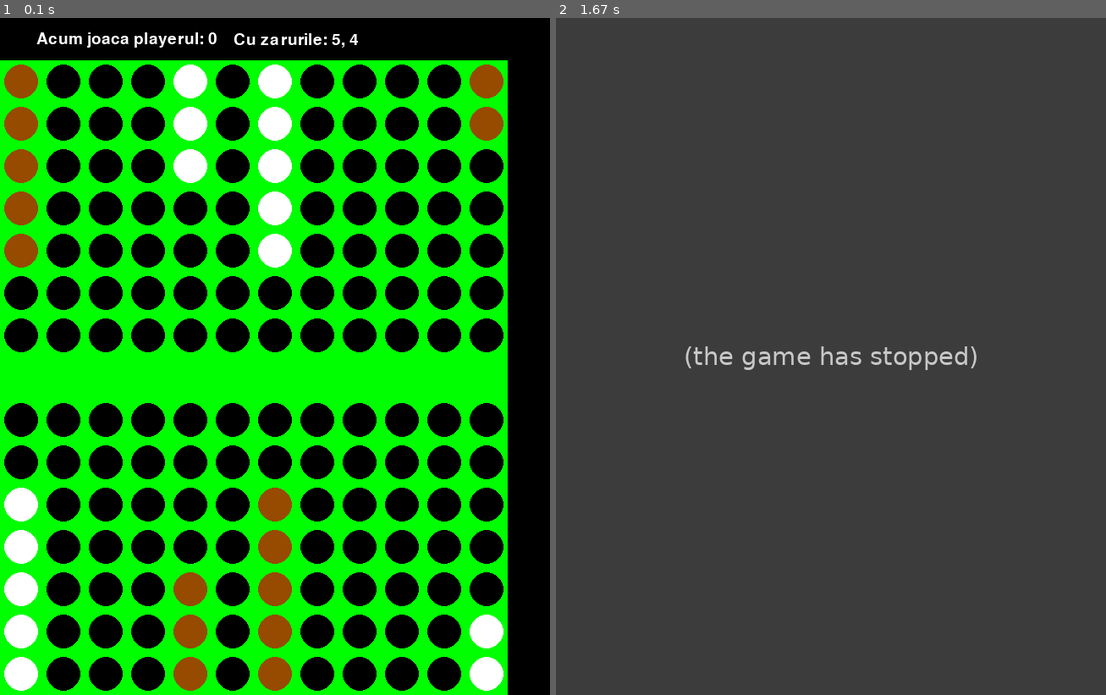
Above: before the commit, frames 1-2 (left to right).
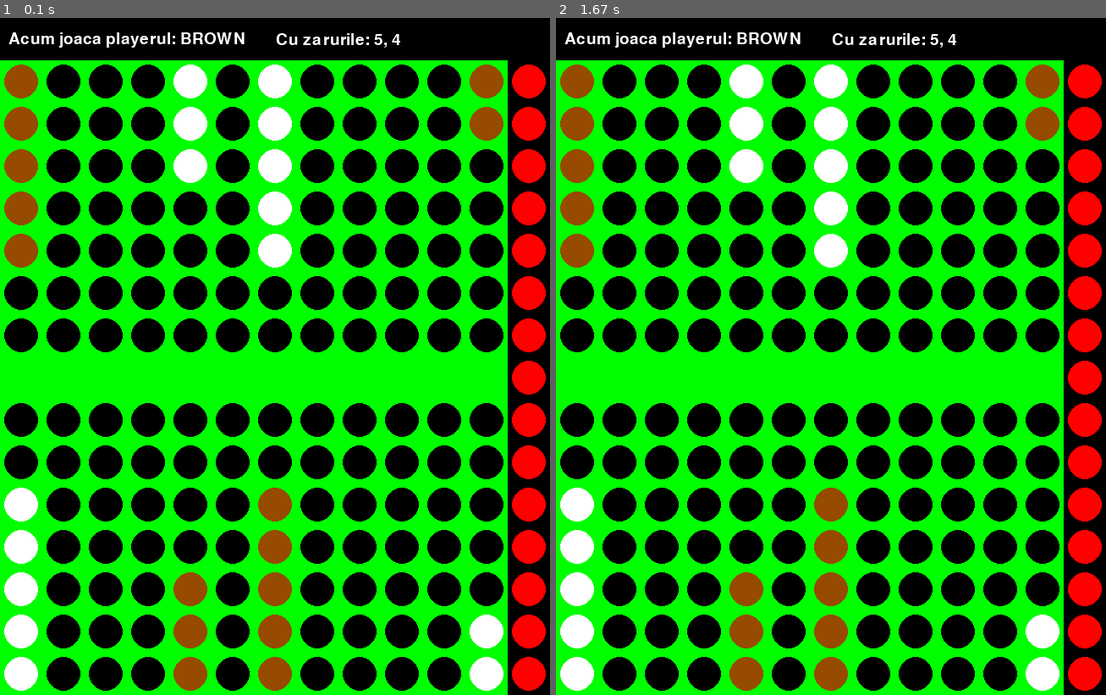
Above: after the commit, the same moments.

Repository: iulifeif/Backgammon-project
Game: pygame game, started from main.py
Two runs of this game, one before a commit and one after it. Both use one fixed random seed, a clock stepped at 60 frames per second and the inputs below.
Inputs (mouse positions are in pixels of both pictures, inside the frame that each line leads up to):
- Up to frame 1 (0.1 s): no input
- Up to frame 2 (1.67 s): click (831, 356) at 0.38 s; click (831, 403) at 0.72 s; click (660, 254) at 1.05 s; click (1034, 593) at 1.38 s

The runs differ from the first frame. In frame 1, 4.2% of the frame differs, in the area x 1-100%, y 2-100%; in frame 2, 100%, in the area x 0-100%, y 0-100%.
Error before the commit: AttributeError: 'NoneType' object has no attribute 'print_table' (main.py line 290); the game stopped at 0.72 s (later frames are placeholders)

Commit message:
add comments, fix bug when clicked wrong

Diff:
--- a/main.py
+++ b/main.py
@@ -15,6 +15,7 @@
 
 
 class Interface:
+    # initialize table with fixed dimensions
     def __init__(self, table):
         self.squaresize = 50
         self.column_count = 12
@@ -27,52 +28,81 @@
         # self.draw_board(table)
         # pygame.display.update()
 
+    # split the original table from logic (wich is a list) in 2 lists
+    # one for up site of table and another one for down side
     def prepro(self, table):
+        # from the middle to the end is up side
         self.up_table = table[len(table) // 2:]
         intermediar_down_table = table[:len(table) // 2]
         self.down_table = []
+        # from the beginning to the middle is down side, but need to be reversed
         for pos in reversed(range(len(intermediar_down_table))):
             self.down_table.append(intermediar_down_table[pos])
 
+    # draw the pieces according to the board received
+    # and the velue of pieces, because player 0 has negative pieces and player 1 positive pieces
     def draw_pieces(self, table, pos):
         for col in range(len(table)):
             line = pos
             while table[col] != 0:
                 if table[col] < 0:
+                    # if the piece has negative value, piece is BROWN, because player 0 has BROWN pieces
                     pygame.draw.circle(self.screen, BROWN,
                                        (int(col * self.squaresize + self.squaresize / 2),
                                         int(line * self.squaresize + self.squaresize + self.squaresize / 2)),
                                        self.radius)
                     table[col] += 1
                 elif table[col] > 0:
+                    # if the piece has positive value, piece is WHITE, because player 1 has WHITE pieces
                     pygame.draw.circle(self.screen, WHITE,
                                        (int(col * self.squaresize + self.squaresize / 2),
                                         int(line * self.squaresize + self.squaresize + self.squaresize / 2)),
                                        self.radius)
                     table[col] -= 1
-
+                # the line at which it is drawn moves up or down
+                # depending on the part of the board on which it is located
                 line = line + 1 if pos == 0 else line - 1
 
+    # draw the pieces that are taken out of the board
+    # player 0 at the top, and player 1 at the bottom
     def draw_outer_pieces(self, out_pieces, pos):
-        for col in range(out_pieces):
+        # out_pieces is a number, not a list
+        # a number that means how many pieces are removed
+        # for player 0, number is negative and for player1 the opposite
+        for _ in range(abs(out_pieces)):
             line = pos
             while out_pieces != 0:
                 if pos == 0:
+                    # if the position is 0 (wich means up side), piece is BROWN
+                    # because player 0 has the pieces taken out of the board at the top
                     pygame.draw.circle(self.screen, BROWN,
                                        (int(12 * self.squaresize + self.squaresize / 2),
                                         int(line * self.squaresize + self.squaresize + self.squaresize / 2)),
                                        self.radius)
                     out_pieces += 1
                 else:
+                    # otherwise means down side, piece is WHITE
+                    # because player 1 has the pieces taken out of the board at the botton
                     pygame.draw.circle(self.screen, WHITE,
                                        (int(12 * self.squaresize + self.squaresize / 2),
                                         int(line * self.squaresize + self.squaresize + self.squaresize / 2)),
                                        self.radius)
                     out_pieces -= 1
-
+                # the line at which it is drawn moves up or down
+                # depending on the part of the board on which it is located
                 line = line + 1 if pos == 0 else line - 1
-        pygame.display.update()
-
+
+    # draw on the whole right side of the board, black pieces to erase the old pieces
+    def clean_outer_pieces(self):
+        # like the board, there are 16 lines
+        for line in range(16):
+            pygame.draw.circle(self.screen, RED,
+                               (int(12 * self.squaresize + self.squaresize / 2),
+                                int(line * self.squaresize + self.squaresize + self.squaresize / 2)),
+                               self.radius)
+
+    # the board is drawn as a matrix with green elements
+    # then add in each square, a black circle
     def draw_board(self, table, table_out_0, table_out_1):
         for index_column in range(self.column_count):
             for index_line in range(self.row_count):
@@ -82,22 +112,29 @@
                                   index_line * self.squaresize + self.squaresize,
                                   self.squaresize,
                                   self.squaresize))
+                # less on line 7, to delimit the up side from the bottom
                 if index_line != 7:
                     pygame.draw.circle(self.screen,
                                        BLACK,
                                        (int(index_column * self.squaresize + self.squaresize / 2),
                                         int(index_line * self.squaresize + self.squaresize + self.squaresize / 2)),
                                        self.radius)
+        # model the table to be more easily to take the positions of the pieces
         self.prepro(table)
+        # draw pieces for up side and down side
         self.draw_pieces(self.up_table, 0)
         self.draw_pieces(self.down_table, 14)
+        # erase the old pieces taken out
+        self.clean_outer_pieces()
+        # draw the new pieces taken out (update the column)
         self.draw_outer_pieces(table_out_0, 0)
         self.draw_outer_pieces(table_out_1, 14)
+        # update the whole screen
         pygame.display.update()
 
 
 class Backgammon:
-    # initializarea starii
+    # initializes the state
     def __init__(self, player=0, table=None,
                  dice1=0, dice2=0,
                  end_pieces_0=0, end_pieces_1=0,
@@ -116,96 +153,147 @@
         self.player_sign = {0: lambda a, b: a <= b,
                             1: lambda a, b: a >= b}
 
-    # printarea tablei de joc (cu tot cu indicii pozitiilor)
+    # printing at the screen the game board (including position indexes)
     def print_table(self):
         print([indices for indices in range(len(self.table))])
         print(self.table)
 
-    # initializarea zarurilor
+    # dice initialization
     def roll_dices(self):
+        # a dice can have a value 1 and 6
         self.first_dice = random.randint(1, 6)
         self.second_dice = random.randint(1, 6)
 
-    # verifica daca unul dintre jucatori a terminat jocul (daca a scos toate piesele)
+    # check if one of the players has finished the game
+    # (if he has removed all the pieces from the table)
     def end_game(self):
         return self.end_pieces_1 == 10 or self.end_pieces_0 == 10
 
+    # the player is updated from 0 to 1 and vice versa
     def switch_player(self):
-        print("Tura ta s-a terminat")
         self.player = (self.player + 1) % 2
 
+    # check if the player has pieces to put in the house
     def need_to_put_in_house(self):
-        return self.player == 0 and self.out_pieces_0 and \
-               (self.table[self.first_dice - 1] <= 1 or self.table[self.second_dice - 1] <= 1) or \
-               self.player == 1 and self.out_pieces_1 and \
-               (self.table[24 - self.first_dice] >= 1 or self.table[24 - self.second_dice] >= 1)
-
-    # adauga cu zarul "dice" in casa playerului care este la mutare
+        # check which player has to move and he has outer pieces
+        return (self.player == 0 and self.out_pieces_0) or \
+               (self.player == 1 and self.out_pieces_1)
+
+    def can_put_in_house(self):
+        # if exist a valid dice and can put the piece in the house with that dice, returns True
+        # if is nowhere to put the piece in the house, the dices are canceled and moves to the next player
+        if self.first_dice:
+            first_dice = self.first_dice - 1 if self.player == 0 else 24 - self.first_dice
+        if self.second_dice:
+            second_dice = self.second_dice - 1 if self.player == 0 else 24 - self.second_dice
+        sign_pieces = 1 if self.player == 0 else -1
+
+        if (self.first_dice and self.table[first_dice] <= sign_pieces) or \
+                (self.second_dice and self.table[second_dice] <= sign_pieces):
+            return True
+        else:
+            self.first_dice = 0
+            self.second_dice = 0
+            return False
+
+    # add in the house to the received position
     def add_in_house(self, position):
+        # create a copy for state
         new_state = Backgammon(self.player, self.table, self.first_dice, self.second_dice, self.end_pieces_0,
                                self.end_pieces_1, self.out_pieces_0, self.out_pieces_1)
-        # position = dice - 1 if self.player == 0 else 24 - dice
+        # check the player to save the sign on the piece (positive or negative)
         piece_sign = 1 if new_state.player == 0 else -1
 
+        # if at the position are pieces of the same kind or None
         if new_state.player_sign[new_state.player](new_state.table[position], 0):
-            # daca pe pozitia respectiva sunt piese de acelasi fel sau nu e niciuna
+            # add another piece
             new_state.table[position] -= piece_sign
+            # from the variable that saves outer pieces, decreases a piece that has just been added
+            # here it is checked according to the player
             if not new_state.player:
                 new_state.out_pieces_0 -= 1
             else:
                 new_state.out_pieces_1 -= 1
+        # if it is a single piece of the other color
         elif new_state.table[position] == piece_sign:
-            # daca este o singura piesa de cealalta culoare
+            # on position put a piece with value specific for player that is moving
             new_state.table[position] = -1 * piece_sign
+            # subtract a piece from the player that is moving, and add a piece to the other player
             new_state.out_pieces_0 -= piece_sign
             new_state.out_pieces_1 += piece_sign
         else:
             return None
 
+        # calculate the dice used to cancel it
         dice = 24 - position if new_state.player == 0 else position + 1
-        print("zarul este: {}".format(dice))
-
+
+        # cancel the dice who was used
         if new_state.first_dice and new_state.first_dice == dice:
             new_state.first_dice = 0
         elif new_state.second_dice and new_state.second_dice == dice:
             new_state.second_dice = 0
+        else:
+            return None
+
+        # return the new state, after all these modifications
         return new_state
 
+    # check if player is able to move a piece
     def can_move(self):
+        # if the player still has valid dice to move with
         if not self.first_dice and not self.second_dice:
             return 0
+        # or if the player has pieces who can be moved with his dices
+        # which means that a piece can be moved to another free position
         for position in range(len(self.table)):
             if self.player == 0 and self.table[position] < 0 and \
                     (self.table[position - self.first_dice] <= 1 or self.table[position - self.second_dice] <= 1):
-                return 1
+                return True
             elif self.player == 1 and self.table[position] > 1 and \
                     (self.table[position + self.first_dice] >= -1 or self.table[position + self.second_dice] >= -1):
-                return 1
-        return 0
-
+                return True
+        return False
+
+    # move a piece on the table, from a specific position to another specific position
     def move(self, start_position, end_position):
+        # create a copy for state
         new_state = Backgammon(self.player, self.table, self.first_dice, self.second_dice,
                                      self.end_pieces_0, self.end_pieces_1, self.out_pieces_0, self.out_pieces_1)
+        # set the sign for player
         piece_sign = 1 if self.player == 0 else -1
+        # set the outer boundary depending on the player
         out_position = 0 if self.player == 0 else 24
 
+        # remove the piece from the start position
         new_state.table[start_position] += piece_sign
+        # if the position is off the table
         if end_position == out_position:
+            # save the piece as being taken out of the game definitive
+            # here the player is also checked, to see where the piece should be saved
             if new_state.player == 0:
                 new_state.end_pieces_0 += 1
             else:
                 new_state.end_pieces_1 += 1
+        # if at the position are pieces of the same kind or None
         elif new_state.player_sign[new_state.player](new_state.table[end_position], 0):
+            #  add another piece
             new_state.table[end_position] -= piece_sign
+        # if it is a single piece of the other color
         elif new_state.table[end_position] == piece_sign:
+            # on position put a piece with value specific for player that is moving
             new_state.table[end_position] = -1 * piece_sign
+            # subtract a piece from the player that is moving, and add a piece to the other player
             if new_state.player == 0:
                 new_state.out_pieces_1 += 1
             else:
                 new_state.out_pieces_0 += 1
         else:
             return None
+
+        # calculate the dice used
         dice = abs(end_position - start_position)
+
+        # cancel the dice who was used
         if new_state.first_dice == dice and new_state.first_dice:
             new_state.first_dice = 0
         elif new_state.second_dice == dice and new_state.second_dice:
@@ -213,87 +301,127 @@
         else:
             return None
 
+        # return the new state, after all these modifications
         return new_state
 
 
-def click_for_position():
+# receives the coordinates where it is clicked and
+# returns the position in the table from logic part
+def click_for_position(interf):
     col = -1
+    # wait until receive the first click
     while col == -1:
         for event in pygame.event.get():
             if event.type == pygame.MOUSEBUTTONDOWN:
+                # save the position in col and line
                 col, line = event.pos
-                line = int(line / 50)
-                col = int(col / 50)
-                if line < 7:
-                    line = 0
-                elif line > 7:
-                    line = 1
-    if not line:
+                # divides according to the size of the squares
+                line = int(line / interf.squaresize)
+                col = int(col / interf.squaresize)
+    # if the line is smaller than 7, it means we are talking about the top of the board
+    # otherwise the bottom
+    if line < 7:
+        print("s-a ales pozitia")
         return col + 12
-    else:
+    elif line > 7:
+        print("s-a ales pozitia")
         return 11 - col
 
 
+# print the received message on the screen (at the top of the board)
 def message(interf, game, text, number_message):
-    number = 3 if number_message == 1 else 7
+    # this number is for indent the text
+    number = 3 if number_message == 1 else 8
     textRect = text.get_rect()
     textRect.center = (interf.squaresize * number, interf.squaresize / 2)
     interf.screen.blit(text, textRect)
     interf.draw_board(game.table, game.out_pieces_0, game.out_pieces_1)
 
 
+# the part where it unfolds the logic and the interface of the game
 def play_game():
+    # create class instances so as to use them
     game = Backgammon()
+    interf = Interface(game.table)
+    # initialize a variable to turn off the loop if needed
     game_over = False
-    interf = Interface(game.table)
+    # create the font for the text
     font = pygame.font.Font(None, 28)
     while not game.end_game() and not game_over:
+        # draw the interface
         interf.draw_board(game.table, game.out_pieces_0, game.out_pieces_1)
 
-        # adaug informatii despre jucator si zaruri
-        text = font.render("Acum joaca playerul: {}".format(game.player), True, WHITE, BLACK)
+        # add player information on the screen
+        color = "BROWN" if game.player == 0 else "WHITE"
+        text = font.render("Acum joaca playerul: {}".format(color), True, WHITE, BLACK)
         message(interf, game, text, 1)
 
         # print("Acum joaca playerul: {}".format(game.player))
+        # roll the dice
         game.roll_dices()
 
+        # add information about the dice on the screen
         text = font.render("Cu zarurile: {}, {}".format(game.first_dice, game.second_dice), True, WHITE, BLACK)
         message(interf, game, text, 2)
 
-        print("Cu zarurile: {}, {}".format(game.first_dice, game.second_dice))
+        # print("Cu zarurile: {}, {}".format(game.first_dice, game.second_dice))
         print("Tabla de start: ")
         game.print_table()
-        while game.need_to_put_in_house():
-
+        # if the player has pieces outside the table and can put them in the house
+        while game.need_to_put_in_house() and game.can_put_in_house():
             # position_home = int(input("Unde vrei sa intrii cu piesa: "))
-            position_home = click_for_position()
-
+            # click where i want to put the piece
+            position_home = click_for_position(interf)
+
+            # if the position he wants to move to is not a valid one, he cannot move to that place
+            # click until it receives a valid position
+            game_copy = copy.deepcopy(game)
             game = game.add_in_house(position_home)
+            while game is None:
+                print("Ai introdus o pozitie gresita! Da click din nou!")
+                position_home = click_for_position(interf)
+                game = game_copy.add_in_house(position_home)
 
             print("Tabla dupa ce a intrat cu piesa in casa: ")
             game.print_table()
+            # redraw the table after the move
             interf.draw_board(game.table, game.out_pieces_0, game.out_pieces_1)
         while game.can_move():
             # position_start = int(input("Pozitia de la care vrei sa muti piesa: "))
 
-            position_start = click_for_position()
+            # click to select the piece which i want to be moved
+            position_start = click_for_position(interf)
 
             # print("positia start este", position_start)
 
-            position_end = click_for_position()
+            # click to select the position where to move the piece
+            position_end = click_for_position(interf)
 
             # position_end = int(input("Pozitia unde muti?: "))
             # print("positia end este", position_end)
 
+            # if the positions are not a valid, player cannot move
+            # click until it receives valid positions
+            game_copy = copy.deepcopy(game)
             game = game.move(position_start, position_end)
+            while game is None:
+                print("Ai introdus o pozitie gresita! Da click din nou! ")
+                position_start = click_for_position(interf)
+                position_end = click_for_position(interf)
+                game = game_copy.move(position_start, position_end)
+
             print("Tabla dupa ce a mutat piesa: ")
             game.print_table()
+            # redraw the board
             interf.draw_board(game.table, game.out_pieces_0, game.out_pieces_1)
+        # turn is over and switch the player
         game.switch_player()
+        # quit from x
         for event in pygame.event.get():
             if event.type == pygame.QUIT:
                 game_over = True
                 sys.exit()
+    # check who won
     if game.end_pieces_1 == 10:
         print("Jucatorul 1 a castigat!")
     elif game.end_pieces_0 == 10:
